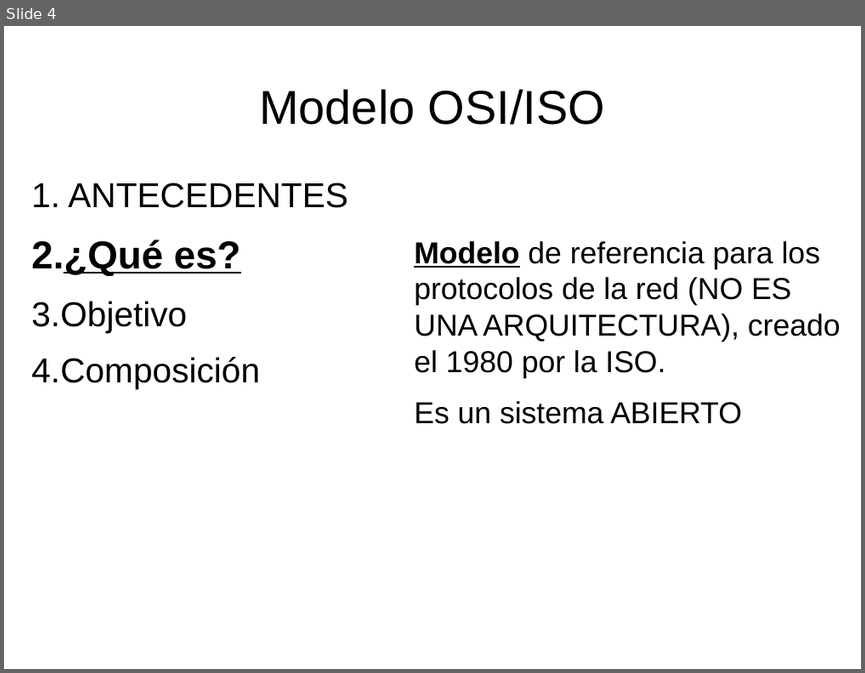
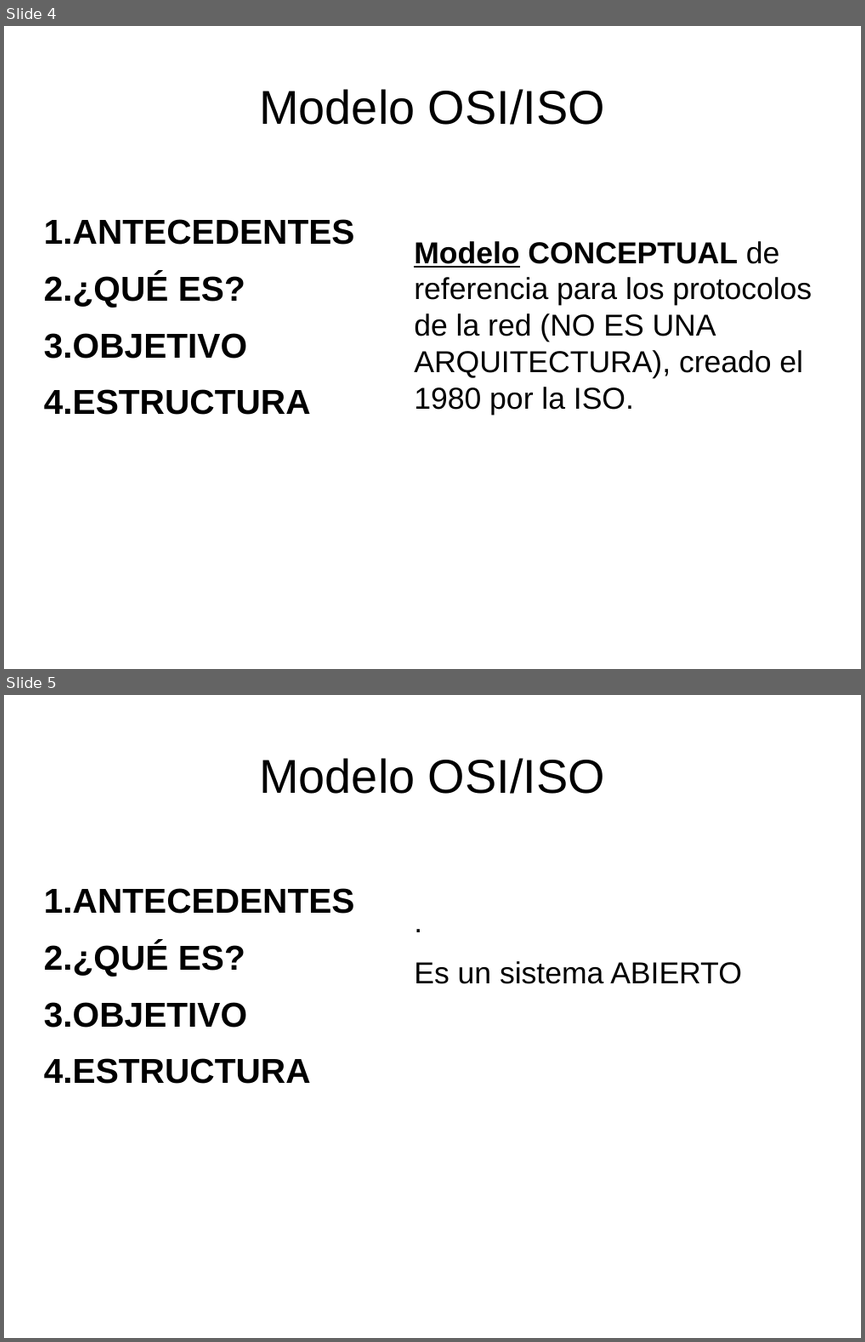
Before and after one commit to q92helea/Pechackucha, a slide deck: Pechakucha.odp. Shown one above the other, each under a label of ours: slide 4 before the commit, slides 4 and 5 after it. The pictures are 865x673 and 865x1342 pixels, drawn with LibreOffice and Linux fonts; fonts in the diff are those of the drawing. Boxes give left, top, right and bottom in pixels: in the first picture for what was removed or moved away, otherwise in the second. Text is boxed around its words. In the diff, an @@ line names an element or a change of style, - is before the commit and + after.

Commit message:
Add files via upload
He empezado un guión para la Pechakucha. Te envio enlace con información.
https://sites.google.com/site/stigestionydesarrollo/recuperacion/desarrollo-1/recuperacion-provisional/5---describir-el-modelo-osi-definicion-utilidad-y-niveles
https://es.wikipedia.org/wiki/Modelo_OSI
https://seaccna.com/modelo-osi-guia-definitiva/
https://eltallerdelbit.com/capas-modelo-osi/

```diff
--- a/Pechakucha.odp
+++ b/Pechakucha.odp
@@ slide 5 added at <box>4,695,861,1338</box>, background #FFFFFF @@
@@ title added at <box>259,758,605,794</box>, 44 pt, text #000000 @@
+Modelo OSI/ISO
@@ text added at <box>44,888,355,1083</box>, 32 pt, text #000000, bold @@
+1. ANTECEDENTES
+2. ¿QUÉ ES?
+3. OBJETIVO
+4. ESTRUCTURA
@@ text added at <box>414,961,742,984</box>, 28 pt, text #000000 @@
+.
+Es un sistema ABIERTO
@@ slide 4 changed as well @@
@@ text "ANTECEDENTES": place and size @@
-text "ANTECEDENTES" at <box>31,182,348,389</box>
+text "ANTECEDENTES" at <box>44,219,355,414</box>
@@ text at <box>44,219,355,244</box>: bold on in "ANTECEDENTES" @@
@@ text at <box>414,241,812,414</box>: text changed @@
-Modelo de referencia para los protocolos de la red (NO ES UNA ARQUITECTURA), creado el 1980 por la ISO.
-Es un sistema ABIERTO
+Modelo CONCEPTUAL de referencia para los protocolos de la red (NO ES UNA ARQUITECTURA), creado el 1980 por la ISO.
@@ text at <box>44,273,311,414</box>: text changed; bold on @@
-2. ¿Qué es?
-3. Objetivo
-4. Composición
+2. ¿QUÉ ES?
+3. OBJETIVO
+4. ESTRUCTURA
```
Also in this commit, not shown: 15 other slides changed, 1 other slide added, 1 slide removed, 1 other file.
